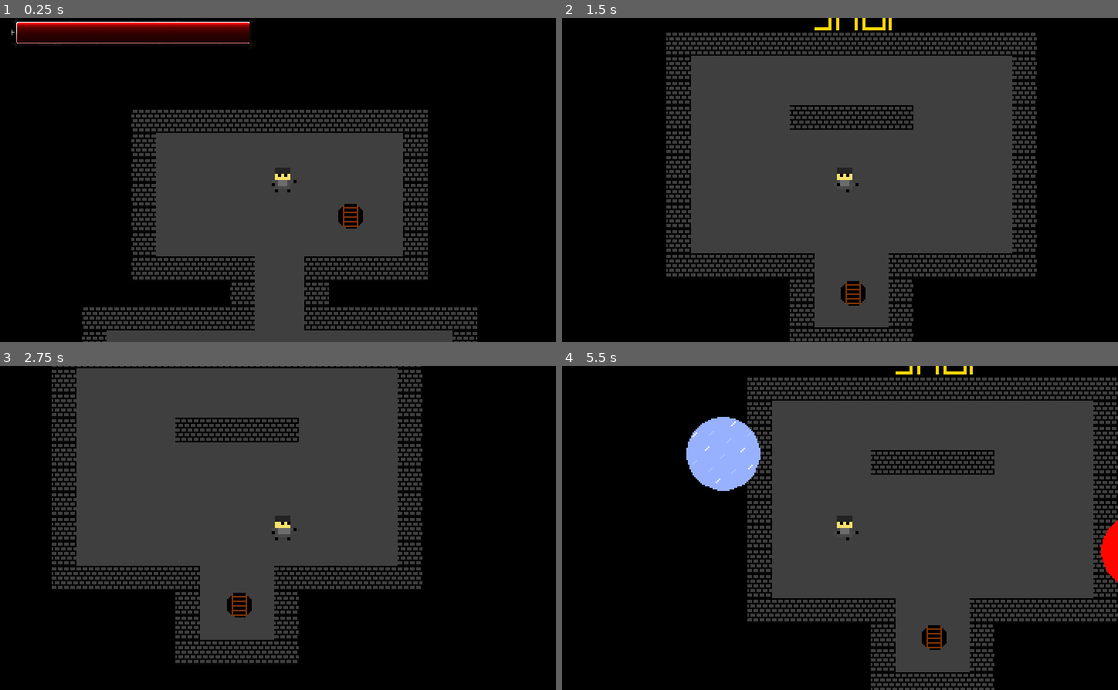
Above: before the commit, frames 1-4 (two rows, left to right).
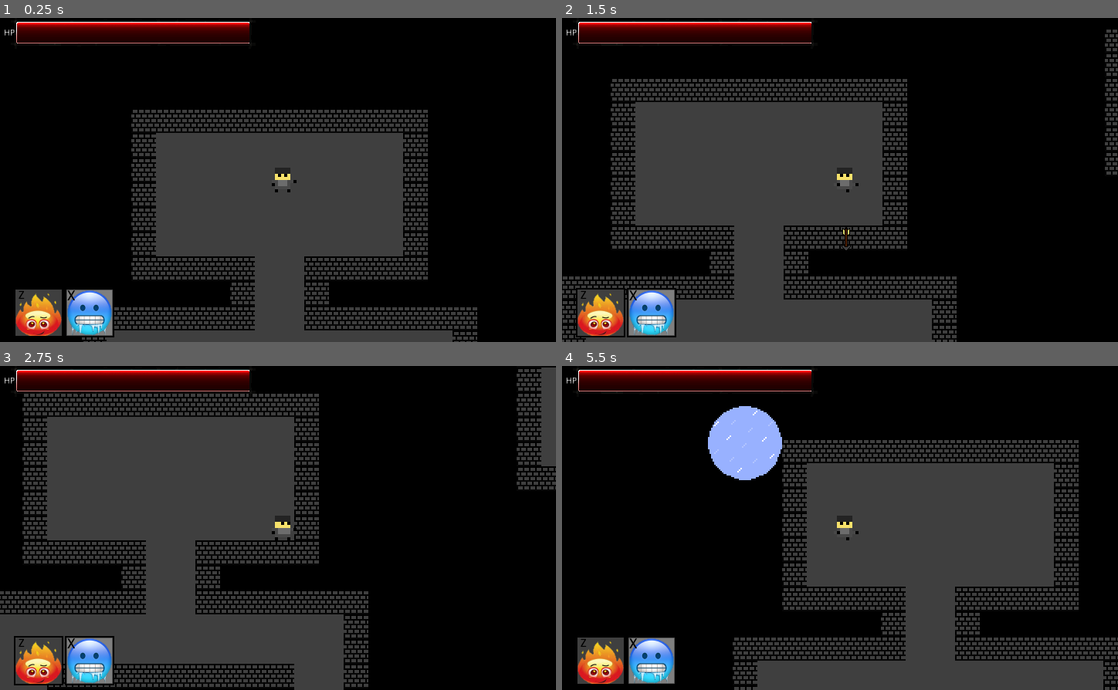
Above: after the commit, the same moments.

Repository: pwmaxwell/IronRationsGame
Game: Godot game, scene res://areas/test.tscn
Same seed, same stepped clock (60 frames per second), same inputs: the game is played once before the commit and once after it.
Inputs (mouse positions are in pixels of both pictures, inside the frame that each line leads up to):
- Up to frame 1 (0.25 s): no input
- Up to frame 2 (1.5 s): tap Enter at 0.5 s; move the mouse to (962, 163) at 0.52 s; hold D (ui_right) 0.53-1.28 s; click (962, 163) at 0.6 s; right-click (962, 163) at 0.8 s; move the mouse to (728, 196) at 1.27 s; hold S (ui_down) from 1.28 s (still down); right-click (728, 196) at 1.35 s
- Up to frame 3 (2.75 s): click (166, 544) at 1.55 s; move the mouse to (333, 456) at 2.02 s; release S (ui_down) at 2.03 s; hold D (ui_right) from 2.03 s (still down); click (333, 456) at 2.1 s; right-click (333, 456) at 2.3 s
- Up to frame 4 (5.5 s): move the mouse to (812, 592) at 2.77 s; release D (ui_right) at 2.78 s; hold W (ui_up) 2.78-3.53 s; right-click (812, 592) at 2.85 s; click (812, 592) at 3.05 s; move the mouse to (1006, 576) at 3.52 s; hold A (ui_left) 3.53-5.03 s; tap Z (spell_one) at 3.6 s; right-click (1006, 576) at 3.8 s; move the mouse to (673, 479) at 4.27 s; tap X (spell_two) at 4.35 s; click (673, 479) at 4.55 s; move the mouse to (867, 528) at 5.02 s; hold S (ui_down) from 5.03 s (still down); click (867, 528) at 5.1 s; right-click (867, 528) at 5.3 s

The runs differ from the first frame. In frame 1, 2.7% of the frame differs, in the area x 0-66%, y 3-99%; in frame 2, 43%, in the area x 0-100%, y 0-100%; in frame 3, 40%; in frame 4, 36%.

Commit message:
Polish
Added more UI elements

Diff:
--- a/Zelda-Like game/UI/Healthbar.tscn
+++ b/Zelda-Like game/UI/Healthbar.tscn
@@ -29,7 +29,6 @@
 margin_right = 29.1671
 margin_bottom = 7.0
 text = "HP"
-align = 1
 
 [node name="Bars" type="HBoxContainer" parent="."]
 margin_right = 396.0
--- /dev/null
+++ b/Zelda-Like game/UI/Spells.tscn
@@ -0,0 +1,19 @@
+[gd_scene load_steps=3 format=2]
+
+[ext_resource path="res://UI/fireemoji.png" type="Texture" id=1]
+[ext_resource path="res://UI/cold face.png" type="Texture" id=2]
+
+[node name="Node2D" type="Node2D"]
+
+[node name="TextureRect" type="TextureRect" parent="."]
+margin_right = 40.0
+margin_bottom = 40.0
+rect_scale = Vector2( 0.5, 0.5 )
+texture = ExtResource( 1 )
+
+[node name="TextureRect2" type="TextureRect" parent="."]
+margin_left = 33.0
+margin_right = 97.0
+margin_bottom = 64.0
+rect_scale = Vector2( 0.5, 0.5 )
+texture = ExtResource( 2 )
--- a/Zelda-Like game/areas/test.tscn
+++ b/Zelda-Like game/areas/test.tscn
@@ -3,9 +3,9 @@
 [ext_resource path="res://areas/test.gd" type="Script" id=1]
 [ext_resource path="res://player/player.tscn" type="PackedScene" id=2]
 [ext_resource path="res://UI/Healthbar.tscn" type="PackedScene" id=3]
-[ext_resource path="res://enemies/meleeEnemy.tscn" type="PackedScene" id=4]
-[ext_resource path="res://tiles/ground.tres" type="TileSet" id=5]
-[ext_resource path="res://items/moneybag.png" type="Texture" id=6]
+[ext_resource path="res://UI/Spells.tscn" type="PackedScene" id=4]
+[ext_resource path="res://enemies/meleeEnemy.tscn" type="PackedScene" id=5]
+[ext_resource path="res://tiles/ground.tres" type="TileSet" id=6]
 [ext_resource path="res://TESTING TILESET.tres" type="TileSet" id=7]
 [ext_resource path="res://enemies/FinalBoss.tscn" type="PackedScene" id=8]
 [ext_resource path="res://tiles/ladderscene.tscn" type="PackedScene" id=9]
@@ -23,14 +23,18 @@
 margin_bottom = -53.0
 rect_scale = Vector2( 0.4, 0.4 )
 
-[node name="meleeEnemy" parent="." instance=ExtResource( 4 )]
+[node name="Node2D" parent="player" instance=ExtResource( 4 )]
+position = Vector2( -174.953, 69.981 )
+z_index = 10
+
+[node name="meleeEnemy" parent="." instance=ExtResource( 5 )]
 position = Vector2( 172.197, 627.647 )
 scale = Vector2( 0.998446, 1 )
 
 [node name="TileMap" type="TileMap" parent="."]
 position = Vector2( -41.3102, -7.14989 )
 z_index = -100
-tile_set = ExtResource( 5 )
+tile_set = ExtResource( 6 )
 cell_size = Vector2( 16, 16 )
 collision_use_kinematic = true
 format = 1
@@ -39,44 +43,32 @@
 "_edit_lock_": true
 }
 
-[node name="moneybag" type="Sprite" parent="TileMap"]
-position = Vector2( 1226.57, 244.751 )
-texture = ExtResource( 6 )
-
-[node name="moneybag2" type="Sprite" parent="TileMap"]
-position = Vector2( 594.612, 525.852 )
-texture = ExtResource( 6 )
-
-[node name="moneybag3" type="Sprite" parent="TileMap"]
-position = Vector2( 545.591, 279.09 )
-texture = ExtResource( 6 )
-
 [node name="delete" type="TileMap" parent="."]
 z_index = -100
 tile_set = ExtResource( 7 )
 cell_size = Vector2( 16, 16 )
 format = 1
 
-[node name="meleeEnemy2" parent="." instance=ExtResource( 4 )]
+[node name="meleeEnemy2" parent="." instance=ExtResource( 5 )]
 position = Vector2( 271.043, 684.012 )
 scale = Vector2( 0.998446, 1 )
 
-[node name="meleeEnemy3" parent="." instance=ExtResource( 4 )]
+[node name="meleeEnemy3" parent="." instance=ExtResource( 5 )]
 position = Vector2( 362.804, 620.14 )
 
-[node name="meleeEnemy4" parent="." instance=ExtResource( 4 )]
+[node name="meleeEnemy4" parent="." instance=ExtResource( 5 )]
 position = Vector2( 408.917, 691.087 )
 scale = Vector2( 0.998446, 1 )
 
-[node name="meleeEnemy7" parent="." instance=ExtResource( 4 )]
+[node name="meleeEnemy7" parent="." instance=ExtResource( 5 )]
 position = Vector2( 562.022, 275.038 )
 scale = Vector2( 0.998446, 1 )
 
-[node name="meleeEnemy8" parent="." instance=ExtResource( 4 )]
+[node name="meleeEnemy8" parent="." instance=ExtResource( 5 )]
 position = Vector2( 599.862, 388.413 )
 scale = Vector2( 0.998446, 1 )
 
-[node name="meleeEnemy9" parent="." instance=ExtResource( 4 )]
+[node name="meleeEnemy9" parent="." instance=ExtResource( 5 )]
 position = Vector2( 731.466, 408.495 )
 scale = Vector2( 0.998446, 1 )
 
@@ -85,6 +77,6 @@
 scale = Vector2( 0.5, 0.5 )
 
 [node name="Node2D2" parent="." instance=ExtResource( 9 )]
-position = Vector2( 276.999, 334.998 )
+position = Vector2( 1179.75, 161.212 )
 
 [connection signal="onPlayerHit" from="player" to="player/GUI" method="_on_player_onPlayerHit"]
--- a/Zelda-Like game/items/money.gd
+++ b/Zelda-Like game/items/money.gd
@@ -1,3 +1,5 @@
-extends Node2D
+extends "res://engine/entity.gd"
 
-var TYPE = "MONEY"
+
+_init():
+	TYPE = "MONEY"
--- a/Zelda-Like game/player/player.gd
+++ b/Zelda-Like game/player/player.gd
@@ -4,9 +4,9 @@
 
 func _init():
 	TYPE = "PLAYER"
-	SLOWSPEED = 40
-	SPEED = 70
-	SPEEDCONTAINER = 70
+	SLOWSPEED = 50
+	SPEED = 100
+	SPEEDCONTAINER = 100
 	#POSITION = position.x + position.y
 	health = 100
 
Binary file added: Zelda-Like game/UI/cold face.png
Not shown, added: Zelda-Like game/UI/cold face.png.import
Binary file added: Zelda-Like game/UI/fireemoji.png
Not shown, added: Zelda-Like game/UI/fireemoji.png.import
Not shown, added: Zelda-Like game/UI/cold face.pdn
Not shown, added: Zelda-Like game/UI/fireemoji.pdn
